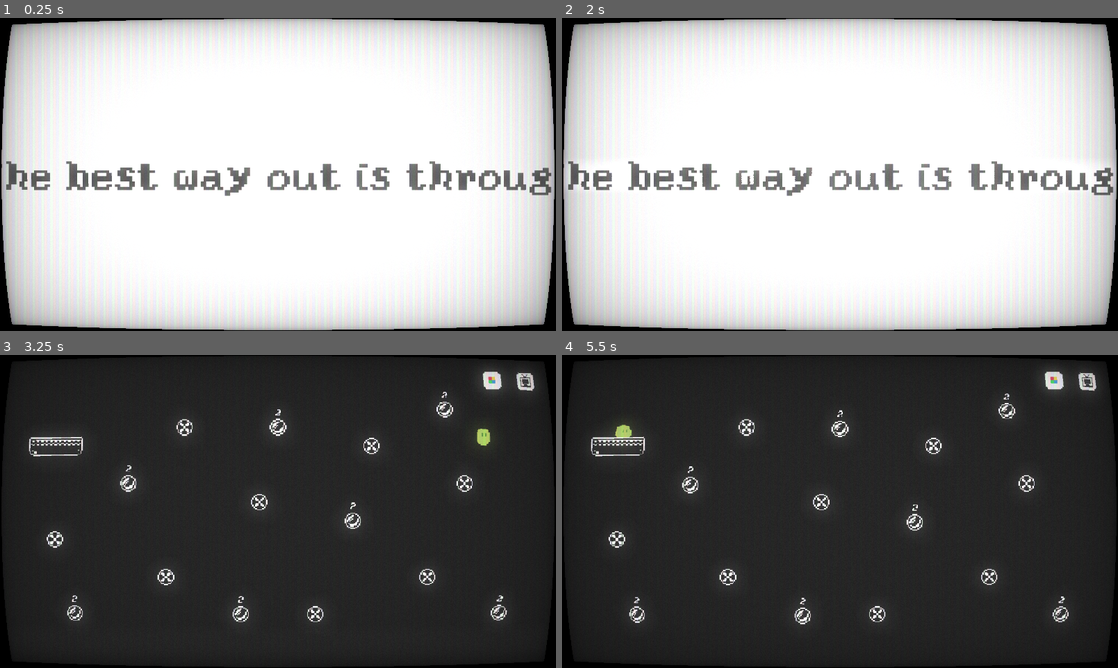
Above: before the commit, frames 1-4 (two rows, left to right).
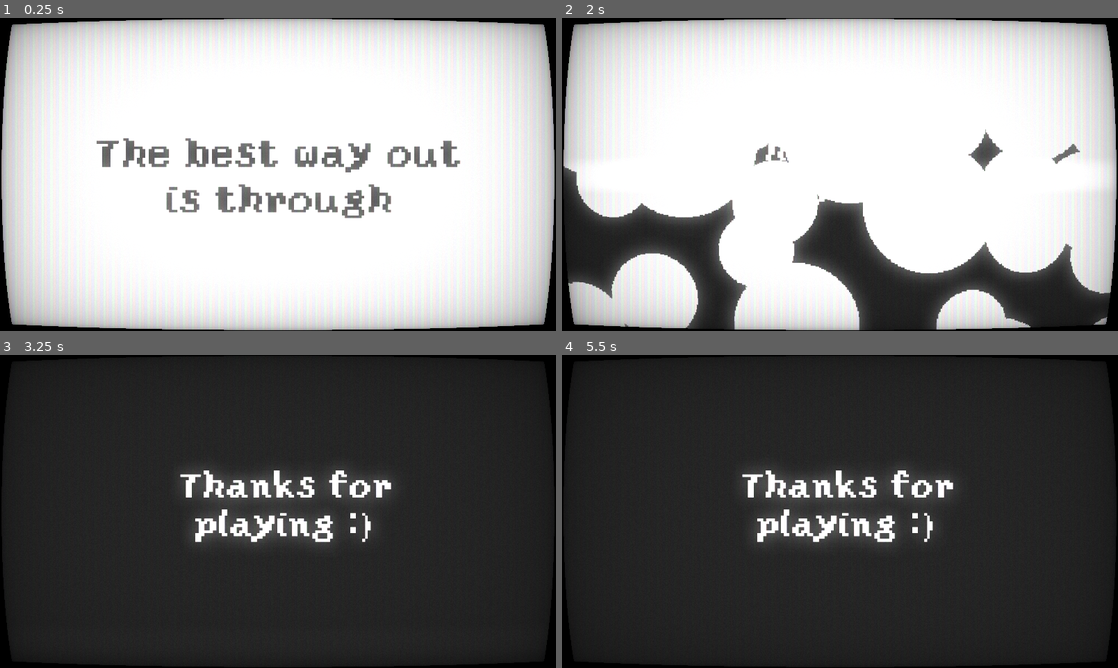
Above: after the commit, the same moments.

Repository: pascalbros/GGJ25-Blobble
Game: Godot game, scene res://scenes/levels/19.tscn
Two runs of this game, one before a commit and one after it. Both use one fixed random seed, a clock stepped at 60 frames per second and the inputs below. Before the commit the project has no main scene; this scene is started directly in both runs.
Inputs:
- Up to frame 1 (0.25 s): no input
- Up to frame 2 (2 s): tap Enter at 0.5 s; hold Right (right) from 0.53 s (still down); tap P at 0.6, 1.35 s; tap Space (jump) at 0.77, 1.52 s
- Up to frame 3 (3.25 s): release Right (right) at 2.03 s; hold Left (left) 2.03-2.78 s; tap P at 2.1, 2.85 s; hold Right (right) from 2.78 s (still down); tap Space (jump) at 3.02 s
- Up to frame 4 (5.5 s): tap P at 3.6, 4.35, 5.1 s; tap Space (jump) at 3.77, 4.52 s; tap Escape at 4.15 s; release Right (right) at 4.28 s; hold Left (left) 4.28-5.03 s; hold Right (right) from 5.03 s (still down)

The runs differ from the first frame. In frame 1, 7.1% of the frame differs, in the area x 0-100%, y 38-64%; in frame 2, 21%, in the area x 0-100%, y 35-100%; in frame 3, 6.6%; in frame 4, 6.7%.
Error after the commit: Cannot call method 'queue_free' on a null value. (res://scripts/game_manager.gd:52)

Commit message:
Version 1.1

Diff:
--- a/project.godot
+++ b/project.godot
@@ -11,7 +11,8 @@
 [application]
 
 config/name="Blobble"
-config/version="1.0"
+config/version="1.1"
+run/main_scene="res://scenes/intro.tscn"
 config/features=PackedStringArray("4.3", "GL Compatibility")
 run/max_fps=60
 boot_splash/bg_color=Color(0.0941176, 0.0941176, 0.0941176, 1)
@@ -35,6 +36,14 @@
 
 [input]
 
+ui_accept={
+"deadzone": 0.5,
+"events": [Object(InputEventKey,"resource_local_to_scene":false,"resource_name":"","device":0,"window_id":0,"alt_pressed":false,"shift_pressed":false,"ctrl_pressed":false,"meta_pressed":false,"pressed":false,"keycode":4194309,"physical_keycode":0,"key_label":0,"unicode":0,"location":0,"echo":false,"script":null)
+, Object(InputEventKey,"resource_local_to_scene":false,"resource_name":"","device":0,"window_id":0,"alt_pressed":false,"shift_pressed":false,"ctrl_pressed":false,"meta_pressed":false,"pressed":false,"keycode":4194310,"physical_keycode":0,"key_label":0,"unicode":0,"location":0,"echo":false,"script":null)
+, Object(InputEventKey,"resource_local_to_scene":false,"resource_name":"","device":0,"window_id":0,"alt_pressed":false,"shift_pressed":false,"ctrl_pressed":false,"meta_pressed":false,"pressed":false,"keycode":32,"physical_keycode":0,"key_label":0,"unicode":32,"location":0,"echo":false,"script":null)
+, Object(InputEventJoypadButton,"resource_local_to_scene":false,"resource_name":"","device":-1,"button_index":0,"pressure":0.0,"pressed":true,"script":null)
+]
+}
 left={
 "deadzone": 0.5,
 "events": [Object(InputEventKey,"resource_local_to_scene":false,"resource_name":"","device":-1,"window_id":0,"alt_press …(195 unchanged characters)…
--- a/scenes/levels/1.tscn
+++ b/scenes/levels/1.tscn
@@ -528,7 +528,3 @@
 [node name="Player" parent="." instance=ExtResource("3_wpwgw")]
 position = Vector2(-8, -152)
 should_animate_in = false
-
-[connection signal="body_entered" from="TileMapLayer/Bubble" to="TileMapLayer/Bubble" method="_on_body_entered"]
-[connection signal="body_entered" from="TileMapLayer/@Area2D@419079" to="TileMapLayer/@Area2D@419079" method="_on_body_entered"]
-[connection signal="body_entered" from="TileMapLayer/@Area2D@419080" to="TileMapLayer/@Area2D@419080" method="_on_body_entered"]
--- a/scenes/levels/12.tscn
+++ b/scenes/levels/12.tscn
@@ -500,32 +500,35 @@
 color = Color(0.0923971, 0.0923971, 0.0923971, 1)
 
 [node name="TileMapLayer" type="TileMapLayer" parent="."]
+position = Vector2(-8, 0)
 tile_map_data = PackedByteArray(0, 0, 254, 255, 6, 0, 2, 0, 10, 0, 16, 0, 0, 0, 255, 255, 6, 0, 2, 0, 11, 0, 16, 0, 0, 0, 0, 0, 6, 0, 2, 0, 11, 0, 16, 0, 0, 0, 1, 0, 6, 0, 2, 0, 12, 0, 16, 0, 0, 0)
 tile_set = SubResource("TileSet_34edj")
 
 [node name="Camera2D" type="Camera2D" parent="."]
+position = Vector2(-8, 0)
 zoom = Vector2(4, 4)
 position_smoothing_enabled = true
 
 [node name="Main" type="Node2D" parent="."]
 
 [node name="Player" parent="." instance=ExtResource("4_y1br7")]
-position = Vector2(0, 96)
+position = Vector2(-8, 96)
 
 [node name="Bubble" parent="." instance=ExtResource("2_wyksb")]
-position = Vector2(56, 56)
+position = Vector2(48, 56)
 
 [node name="Bubble4" parent="." instance=ExtResource("2_wyksb")]
-position = Vector2(-56, 56)
+position = Vector2(-64, 56)
 
 [node name="Bubble5" parent="." instance=ExtResource("2_wyksb")]
-position = Vector2(-56, -56)
+position = Vector2(-64, -56)
 
 [node name="Bubble6" parent="." instance=ExtResource("2_wyksb")]
-position = Vector2(0, -112)
+position = Vector2(-8, -112)
 
 [node name="Bubble2" parent="." instance=ExtResource("2_wyksb")]
-position = Vector2(56, -56)
+position = Vector2(48, -56)
 
 [node name="Bubble3" parent="." instance=ExtResource("2_wyksb")]
+position = Vector2(-8, 0)
 life = 4
--- a/scenes/levels/19.tscn
+++ b/scenes/levels/19.tscn
@@ -491,7 +491,8 @@
 
 [node name="Node2D" type="Node2D"]
 script = ExtResource("1_3ecke")
-level_name = "The best way out is through"
+level_name = "The best way out
+is through"
 
 [node name="ColorRect" type="ColorRect" parent="."]
 offset_left = -363.0
--- a/scenes/levels/4.tscn
+++ b/scenes/levels/4.tscn
@@ -505,6 +505,7 @@
 tile_set = SubResource("TileSet_34edj")
 
 [node name="Camera2D" type="Camera2D" parent="."]
+offset = Vector2(-8, 0)
 zoom = Vector2(4, 4)
 position_smoothing_enabled = true
 
--- a/scenes/levels/5.tscn
+++ b/scenes/levels/5.tscn
@@ -504,6 +504,7 @@
 tile_set = SubResource("TileSet_34edj")
 
 [node name="Camera2D" type="Camera2D" parent="."]
+position = Vector2(-8, 0)
 zoom = Vector2(4, 4)
 position_smoothing_enabled = true
 
--- a/scenes/main_menu.tscn
+++ b/scenes/main_menu.tscn
@@ -514,6 +514,45 @@
 sources/2 = SubResource("TileSetAtlasSource_yxt5j")
 sources/0 = SubResource("TileSetScenesCollectionSource_6urky")
 
+[sub_resource type="Animation" id="Animation_urgpo"]
+length = 0.001
+tracks/0/type = "value"
+tracks/0/imported = false
+tracks/0/enabled = true
+tracks/0/path = NodePath("ThemeButton:position")
+tracks/0/interp = 1
+tracks/0/loop_wrap = true
+tracks/0/keys = {
+"times": PackedFloat32Array(0),
+"transitions": PackedFloat32Array(1),
+"update": 0,
+"values": [Vector2(-72, 56)]
+}
+tracks/1/type = "value"
+tracks/1/imported = false
+tracks/1/enabled = true
+tracks/1/path = NodePath("StartGameButton:position")
+tracks/1/interp = 1
+tracks/1/loop_wrap = true
+tracks/1/keys = {
+"times": PackedFloat32Array(0),
+"transitions": PackedFloat32Array(1),
+"update": 0,
+"values": [Vector2(-72, 8)]
+}
+tracks/2/type = "value"
+tracks/2/imported = false
+tracks/2/enabled = true
+tracks/2/path = NodePath("Label:self_modulate:a")
+tracks/2/interp = 1
+tracks/2/loop_wrap = true
+tracks/2/keys = {
+"times": PackedFloat32Array(0),
+"transitions": PackedFloat32Array(1),
+"update": 1,
+"values": [1.0]
+}
+
 [sub_resource type="Animation" id="Animation_pwh3w"]
 resource_name = "StartGame"
 length = 0.3
@@ -554,45 +593,6 @@
 "values": [1.0, 0.0]
 }
 
-[sub_resource type="Animation" id="Animation_urgpo"]
-length = 0.001
-tracks/0/type = "value"
-tracks/0/imported = false
-tracks/0/enabled = true
-tracks/0/path = NodePath("ThemeButton:position")
-tracks/0/interp = 1
-tracks/0/loop_wrap = true
-tracks/0/keys = {
-"times": PackedFloat32Array(0),
-"transitions": PackedFloat32Array(1),
-"update": 0,
-"values": [Vector2(-72, 56)]
-}
-tracks/1/type = "value"
-tracks/1/imported = false
-tracks/1/enabled = true
-tracks/1/path = NodePath("StartGameButton:position")
-tracks/1/interp = 1
-tracks/1/loop_wrap = true
-tracks/1/keys = {
-"times": PackedFloat32Array(0),
-"transitions": PackedFloat32Array(1),
-"update": 0,
-"values": [Vector2(-72, 8)]
-}
-tracks/2/type = "value"
-tracks/2/imported = false
-tracks/2/enabled = true
-tracks/2/path = NodePath("Label:self_modulate:a")
-tracks/2/interp = 1
-tracks/2/loop_wrap = true
-tracks/2/keys = {
-"times": PackedFloat32Array(0),
-"transitions": PackedFloat32Array(1),
-"update": 1,
-"values": [1.0]
-}
-
 [sub_resource type="AnimationLibrary" id="AnimationLibrary_m06x2"]
 _data = {
 "RESET": SubResource("Animation_urgpo"),
@@ -650,13 +650,14 @@
 offset_bottom = 105.0
 grow_horizontal = 2
 grow_vertical = 0
+focus_neighbor_top = NodePath("../StartGameButton")
 theme = ExtResource("2_enude")
 theme_override_colors/font_disabled_color = Color(1, 1, 1, 1)
 theme_override_colors/font_hover_pressed_color = Color(1, 1, 1, 1)
 theme_override_colors/font_hover_color = Color(1, 1, 1, 1)
 theme_override_colors/font_pressed_color = Color(1, 1, 1, 1)
 theme_override_colors/font_focus_color = Color(1, 1, 1, 1)
-theme_override_colors/font_color = Color(1, 1, 1, 1)
+theme_override_colors/font_color = Color(0.588235, 0.588235, 0.588235, 1)
 theme_override_font_sizes/font_size = 30
 theme_override_styles/focus = SubResource("StyleBoxEmpty_dlubg")
 theme_override_styles/disabled = SubResource("StyleBoxEmpty_pixhi")
@@ -678,13 +679,14 @@
 offset_bottom = 57.0
 grow_horizontal = 2
 grow_vertical = 0
+focus_neighbor_bottom = NodePath("../ThemeButton")
 theme = ExtResource("2_enude")
 theme_override_colors/font_disabled_color = Color(1, 1, 1, 1)
 theme_override_colors/font_hover_pressed_color = Color(1, 1, 1, 1)
 theme_override_colors/font_hover_color = Color(1, 1, 1, 1)
 theme_override_colors/font_pressed_color = Color(1, 1, 1, 1)
 theme_override_colors/font_focus_color = Color(1, 1, 1, 1)
-theme_override_colors/font_color = Color(1, 1, 1, 1)
+theme_override_colors/font_color = Color(0.589096, 0.589096, 0.589096, 1)
 theme_override_font_sizes/font_size = 30
 theme_override_styles/focus = SubResource("StyleBoxEmpty_ixcn1")
 theme_override_styles/disabled = SubResource("StyleBoxEmpty_4y1gv")
--- a/scripts/game_manager.gd
+++ b/scripts/game_manager.gd
@@ -14,7 +14,8 @@
 
 static var player_initial_position: Vector2
 static var resettable_objects = []
-static var current_bubbles = 0
+static var current_bubbles = 0:
+	set(value): current_bubbles = max(value, 0)
 static var theme_color = Color("181818")
 
 var current_level = 1
@@ -31,6 +32,14 @@
 	if should_animate_in:
 		animate_in()
 
+func _input(event):
+	if event is InputEventKey and event.pressed:
+		if event.keycode == KEY_P:
+			animate_out()
+		elif event.keycode == KEY_ESCAPE:
+			MusicManager.play_song_1()
+			get_tree().call_deferred("change_scene_to_file", "res://scenes/main_menu.tscn")
+
 func animate_in():
 	var animation: SceneAnimation = in_animation.instantiate()
 	animation.level_name = level_name
@@ -41,7 +50,6 @@
 
 func animate_out():
 	_current_player.queue_free()
-
 	var animation: SceneAnimation = out_animation.instantiate()
 	var path = path_for(current_level + 1)
 	if ResourceLoader.exists(path):
@@ -75,6 +83,7 @@
 	var path = path_for(current_level + 1)
 	if not ResourceLoader.exists(path):
 		path = "res://scenes/thanks.tscn"
+	current_bubbles = 0
 	get_tree().call_deferred("change_scene_to_file", path)
 
 
--- a/scripts/intro.gd
+++ b/scripts/intro.gd
@@ -9,7 +9,7 @@
 	await $Overlay.create_tween().tween_property($Overlay, "self_modulate:a", 0, 0.5).finished
 	await get_tree().create_timer(3).timeout
 	await $Overlay.create_tween().tween_property($Overlay, "self_modulate:a", 1, 0.5).finished
-	$Label.text = "Yet another\nGlobal Game Jam\ngame (2025)"
+	$Label.text = "Yet another\nGlobal Game Jam\ngame"
 	await $Overlay.create_tween().tween_property($Overlay, "self_modulate:a", 0, 0.5).finished
 	await get_tree().create_timer(3).timeout
 	await $Overlay.create_tween().tween_property($Overlay, "self_modulate:a", 1, 0.5).finished
--- a/scripts/main_menu.gd
+++ b/scripts/main_menu.gd
@@ -1,6 +1,8 @@
 extends Node2D
 
 func _ready() -> void:
+	GameManager.current_bubbles = 0
+	$StartGameButton.grab_focus()
 	$ColorRect.color = GameManager.theme_color
 	await get_tree().create_timer(0.5).timeout
 	$Player._get_ready()
--- a/scripts/thanks.gd
+++ b/scripts/thanks.gd
@@ -16,3 +16,4 @@
 	await get_tree().create_timer(3).timeout
 	await $Overlay.create_tween().tween_property($Overlay, "self_modulate:a", 1, 0.5).finished
 	get_tree().change_scene_to_file(next_level)
+	MusicManager.play_song_1()
